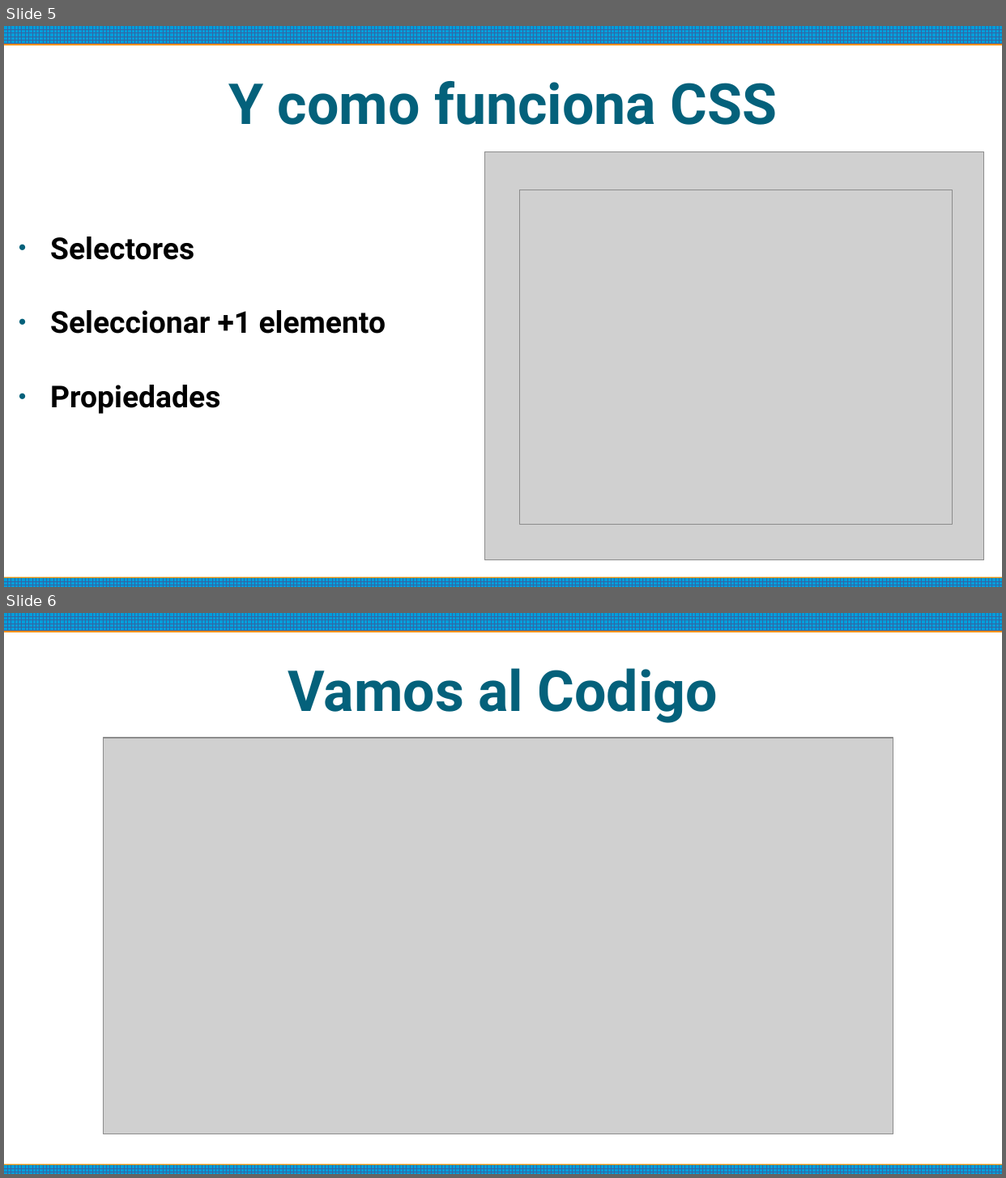
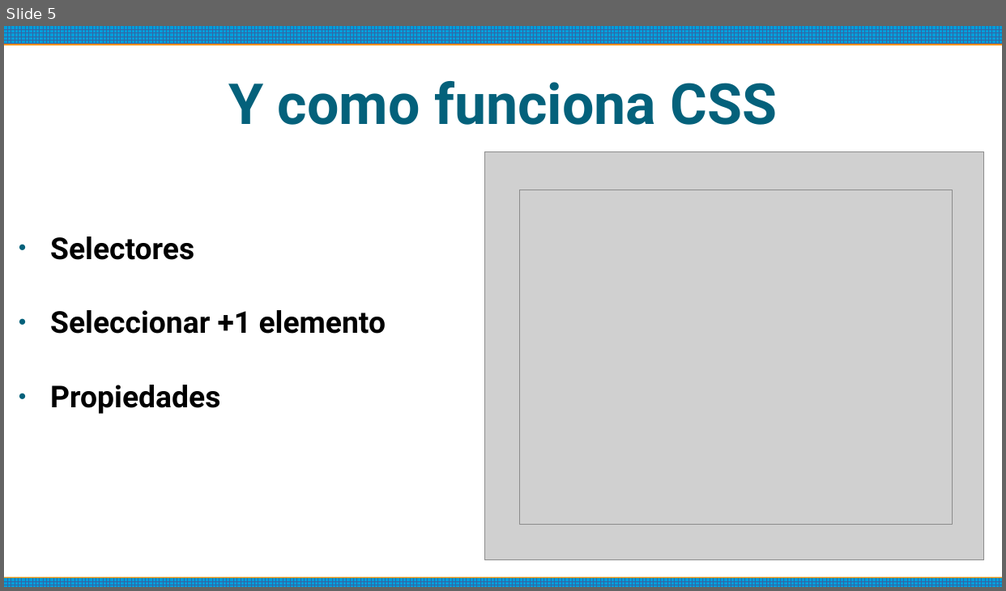
Before and after one commit to pedroobando/guiahtml, a slide deck: doc/curso css.odp. Shown one above the other, each under a label of ours: slides 5 and 6 before the commit, slide 5 after it. The pictures are 1006x1178 and 1006x591 pixels, drawn with LibreOffice and Linux fonts; fonts in the diff are those of the drawing; grey boxes stand for pictures. Boxes give left, top, right and bottom in pixels: in the first picture for what was removed or moved away, otherwise in the second. Text is boxed around its words. In the diff, an @@ line names an element or a change of style, - is before the commit and + after.

```diff
--- a/doc/curso css.odp
+++ b/doc/curso css.odp
@@ slide 6 removed at [4,613,1002,1174], background #FFFFFF; not listed: 2 template elements that a slide beside it also shows @@
@@ title removed at [288,668,718,723] @@
-Vamos al Codigo
@@ picture removed at [104,738,893,1135] @@
```
Also in this commit, not shown: 1 slide changed, 4 slides added, 18 other files.
